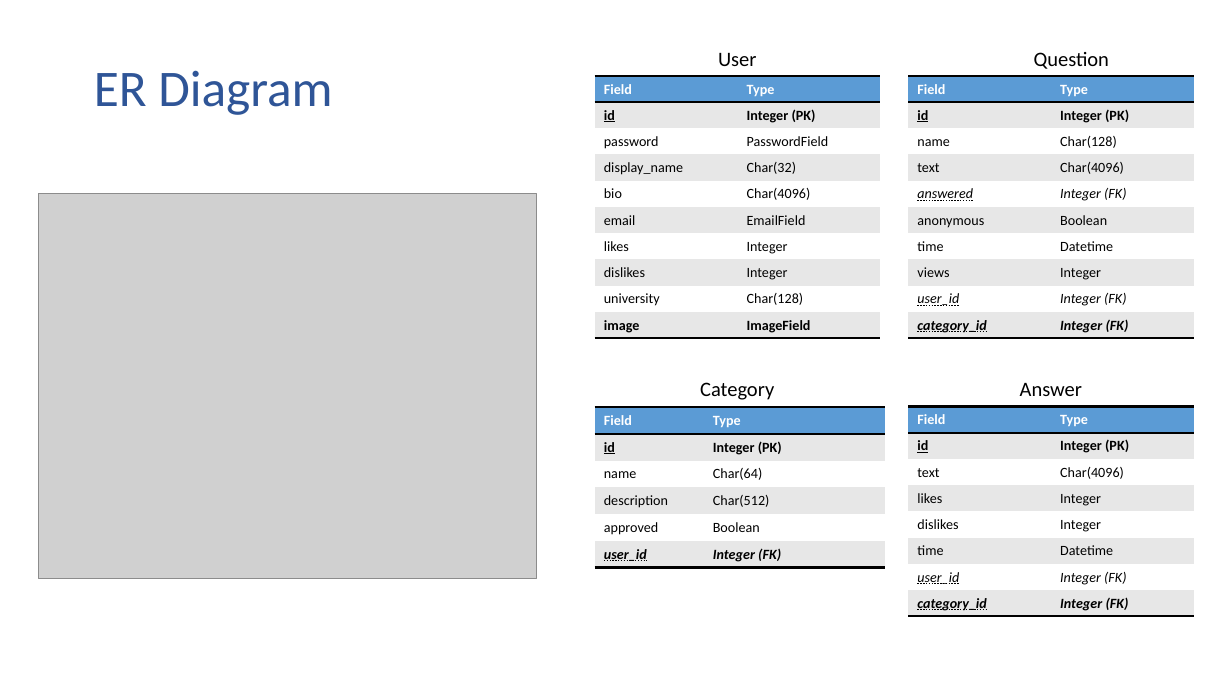
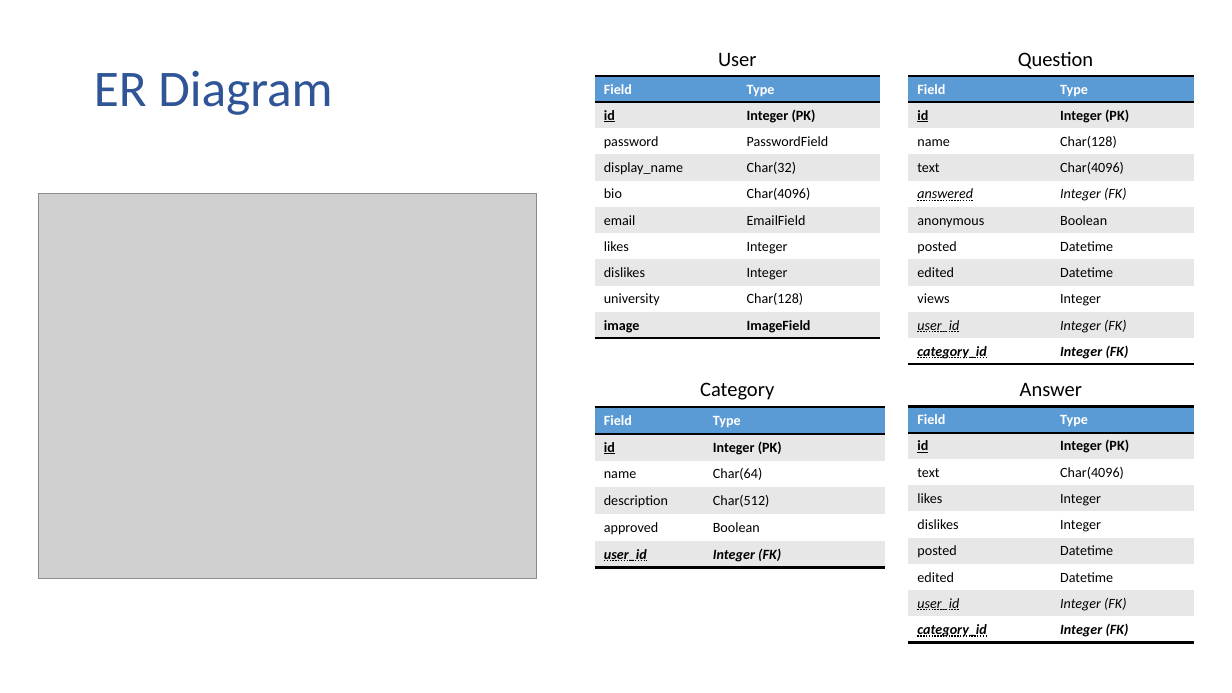
Before and after one commit to 2324127m/Lab3TeamB, a slide deck: slide 13 of Design Specification Final.pptx. Drawn at 1232x693 pixels with LibreOffice and Linux fonts; fonts in the diff are those of the drawing; grey boxes stand for pictures. Boxes give left, top, right and bottom in pixels: in the first picture for what was removed or moved away, otherwise in the second. Text is boxed around its words. In the diff, an @@ line names an element or a change of style, - is before the commit and + after.

```diff
--- a/Design Specification Final.pptx
+++ b/Design Specification Final.pptx
@@ text "Question": place and size @@
-text "Question" at box(1034, 52, 1109, 69)
+text "Question" at box(1018, 52, 1093, 69)
@@ table at box(909, 76, 1193, 364) @@
-row 7: time | Datetime
+row 7: posted | Datetime
+row 8: edited | Datetime
@@ table at box(909, 407, 1193, 642) @@
-row 6: time | Datetime
+row 6: posted | Datetime
+row 7: edited | Datetime
```
Also in this commit, not shown: 3 other slides changed, 2 other files.
